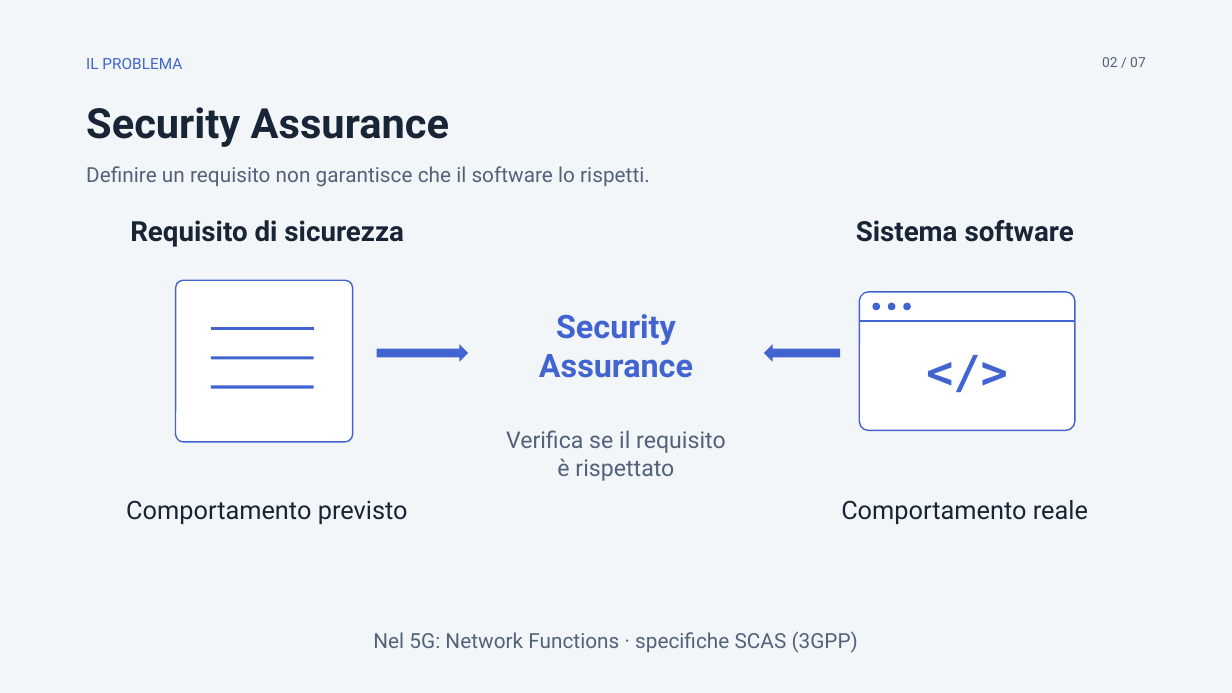
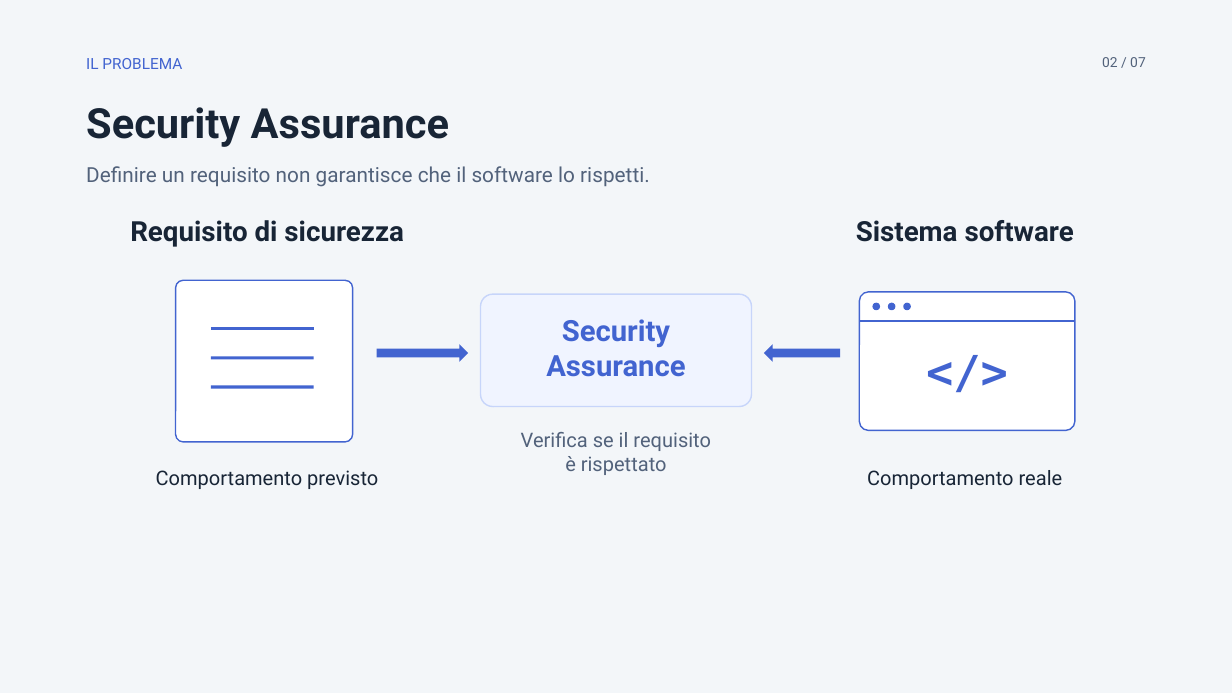
Before and after one commit to desila23/5g-security-assurance-thesis, a slide deck: slide 2 of 5g-thesis-presentation-5min/tesi-5min-statico.pptx. Drawn at 1232x693 pixels with LibreOffice and Linux fonts; fonts in the diff are those of the drawing. Boxes give left, top, right and bottom in pixels: in the first picture for what was removed or moved away, otherwise in the second. Text is boxed around its words. In the diff, an @@ line names an element or a change of style, - is before the commit and + after.

```diff
--- a/5g-thesis-presentation-5min/tesi-5min-statico.pptx
+++ b/5g-thesis-presentation-5min/tesi-5min-statico.pptx
@@ rounded rectangle added at (x1=480, y1=294, x2=752, y2=406), fill #F0F4FF, outline #C7D5FA 1.35 pt @@
@@ text "Security" at (x1=546, y1=319, x2=685, y2=377): size 31.5 to 28.5 pt @@
@@ text "Verifica se il requisito" at (x1=521, y1=432, x2=711, y2=475): size 22.5 to 19.5 pt @@
@@ text "Comportamento previsto" moved from (x1=126, y1=500, x2=408, y2=524) to (x1=156, y1=470, x2=378, y2=489) @@
@@ text "Comportamento previsto" at (x1=156, y1=470, x2=378, y2=489): size 24.8 to 19.5 pt @@
@@ text "Comportamento reale" at (x1=867, y1=470, x2=1063, y2=489): size 24.8 to 19.5 pt @@
@@ text "Comportamento reale" moved from (x1=841, y1=500, x2=1088, y2=524) to (x1=867, y1=470, x2=1063, y2=489) @@
@@ text removed at (x1=373, y1=631, x2=858, y2=653) @@
-Nel 5G: Network Functions · specifiche SCAS (3GPP)
```
Also in this commit, not shown: 4 other slides changed, 4 other files.
